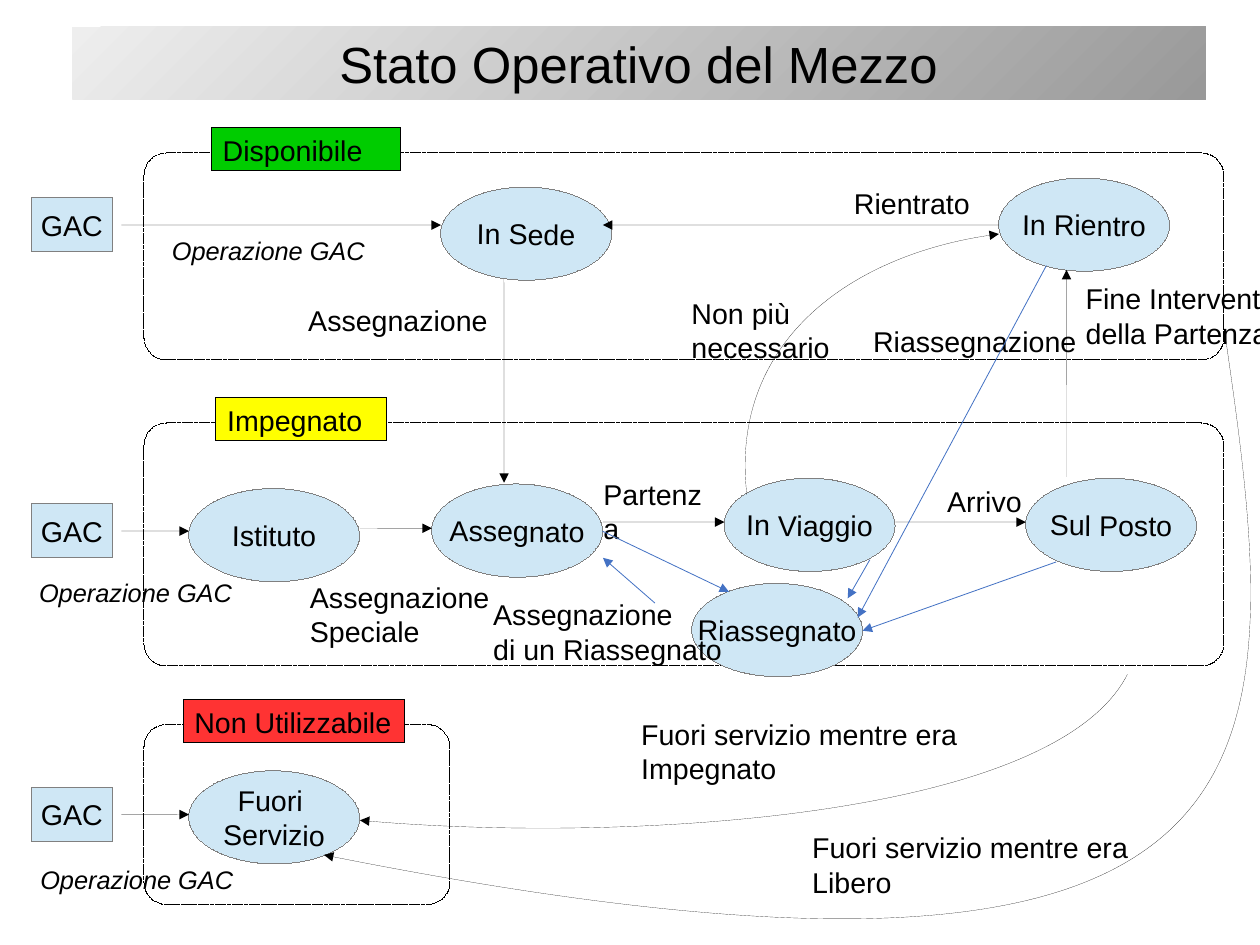
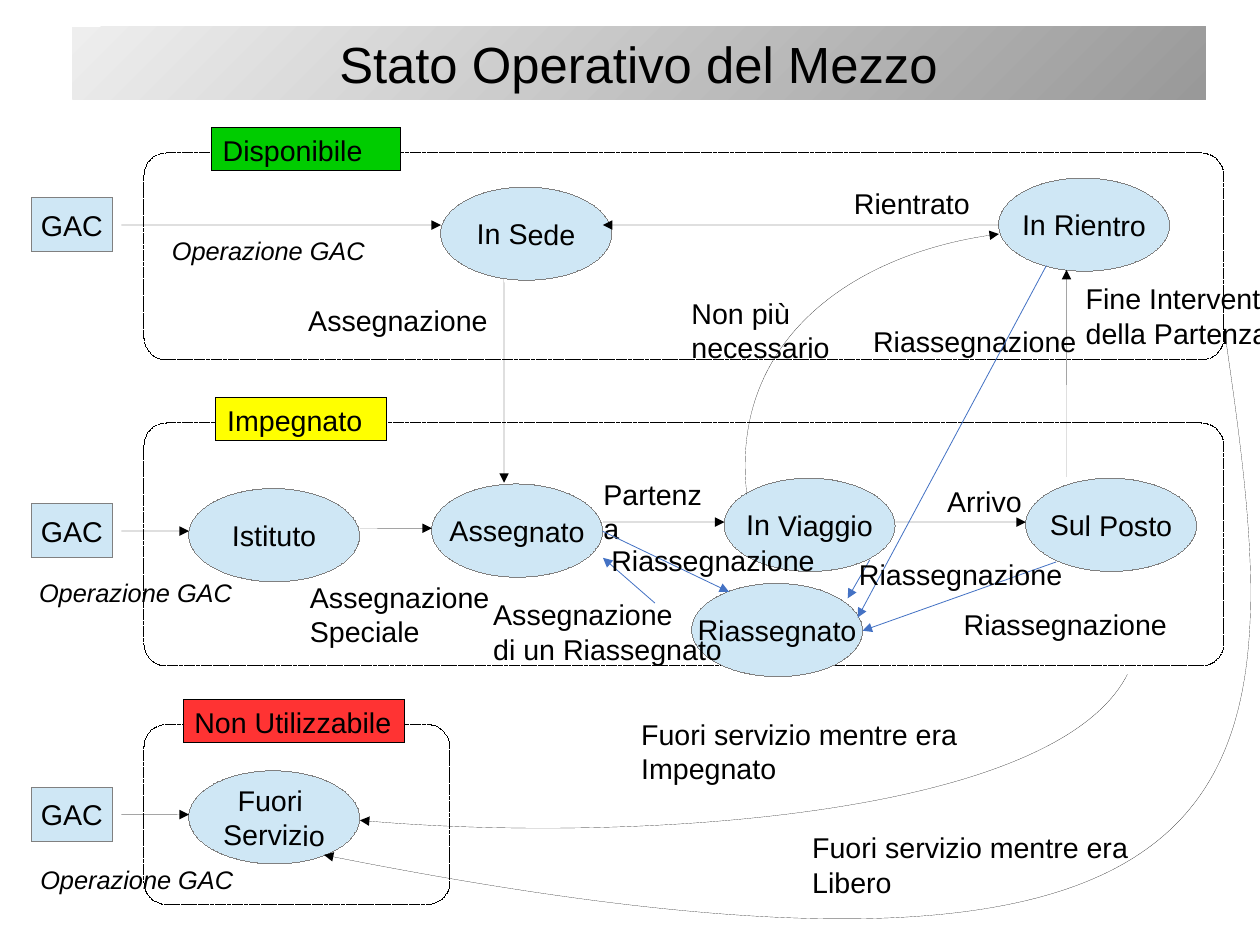
Before and after one commit to vvfosprojects/sovvf, a slide deck: slide 1 of doc/Stato Operativo del Mezzo.odp. Drawn at 1260x945 pixels with LibreOffice and Linux fonts; fonts in the diff are those of the drawing. Boxes give left, top, right and bottom in pixels: in the first picture for what was removed or moved away, otherwise in the second. Text is boxed around its words. In the diff, an @@ line names an element or a change of style, - is before the commit and + after.

```diff
--- a/doc/Stato Operativo del Mezzo.odp
+++ b/doc/Stato Operativo del Mezzo.odp
@@ text added at (611, 549, 814, 577), 18 pt, text #000000 @@
+Riassegnazione
@@ text added at (859, 562, 1062, 590), 18 pt, text #000000 @@
+Riassegnazione
@@ text added at (964, 614, 1167, 640), 18 pt, text #000000 @@
+Riassegnazione
```
Also in this commit, not shown: 4 other files.
